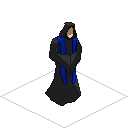
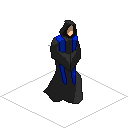
Comparing the layer stacks of the two 128px x 128px images. Changes:
showed group "5-PriestWalkBottomRight" (2 layers), moved it above "9-PriestWalkBottomRight" over [43,20,83,104]
added layer "5-highlights" (multiply) in group "5-PriestWalkBottomRight" over [43,22,82,104]
added layer "5-colors" in group "5-PriestWalkBottomRight" over [43,20,83,104]
hid group "9-PriestWalkBottomRight" (2 layers), opacity 100% → 87% over [45,22,82,106]
